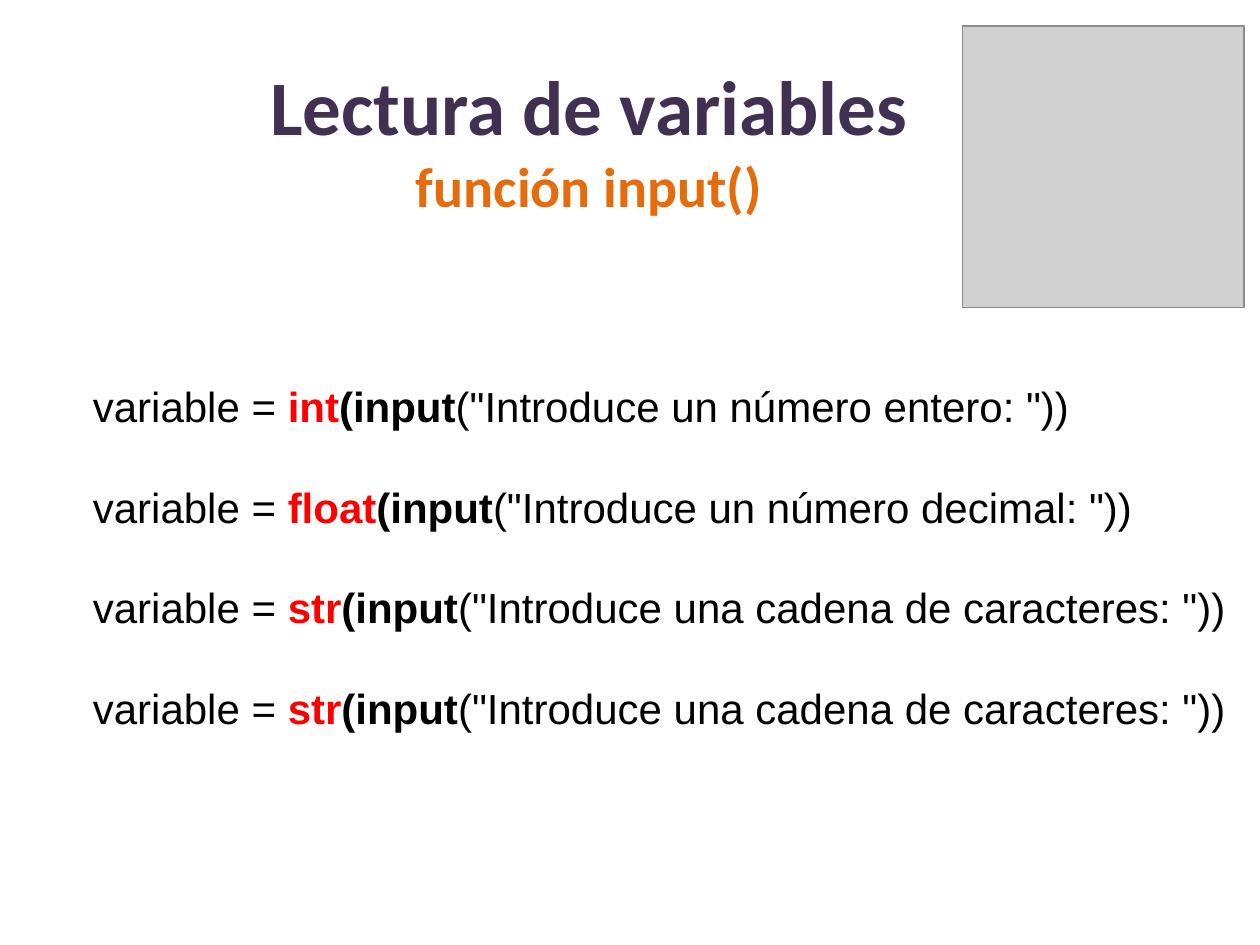
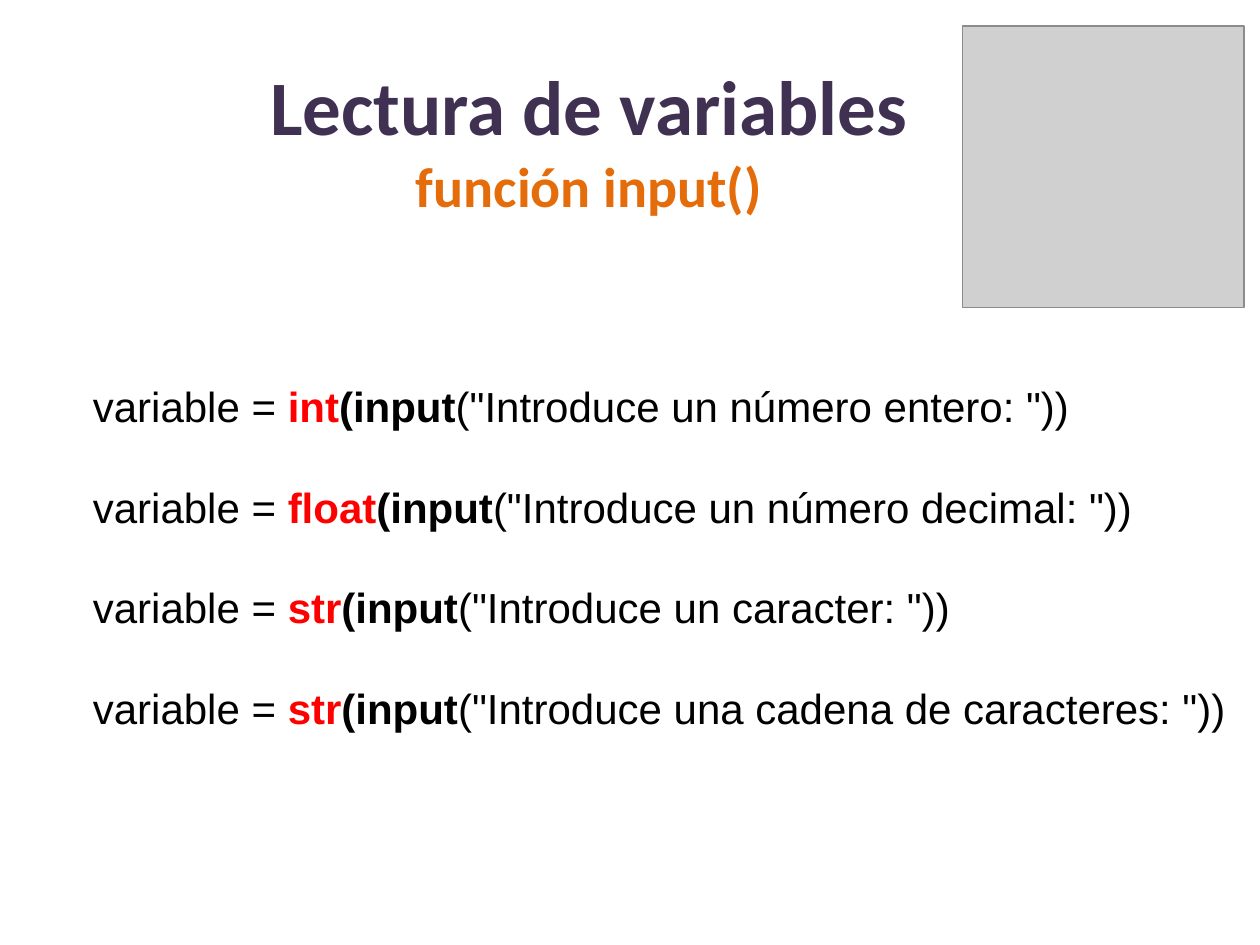
Before and after one commit to lizetheP/PensamientoC, a slide deck: slide 16 of CalendarioAgo20L/presentaciones/3_Componentes.pptx. Drawn at 1260x945 pixels with LibreOffice and Linux fonts; fonts in the diff are those of the drawing; grey boxes stand for pictures. Boxes give left, top, right and bottom in pixels: in the first picture for what was removed or moved away, otherwise in the second. Text is boxed around its words. In the diff, an @@ line names an element or a change of style, - is before the commit and + after.

```diff
--- a/CalendarioAgo20L/presentaciones/3_Componentes.pptx
+++ b/CalendarioAgo20L/presentaciones/3_Componentes.pptx
@@ text at (x1=93, y1=592, x2=895, y2=632): paragraph added @@
+variable = str(input("Introduce un caracter: "))
```
Also in this commit, not shown: 4 other slides changed, 1 other file.
